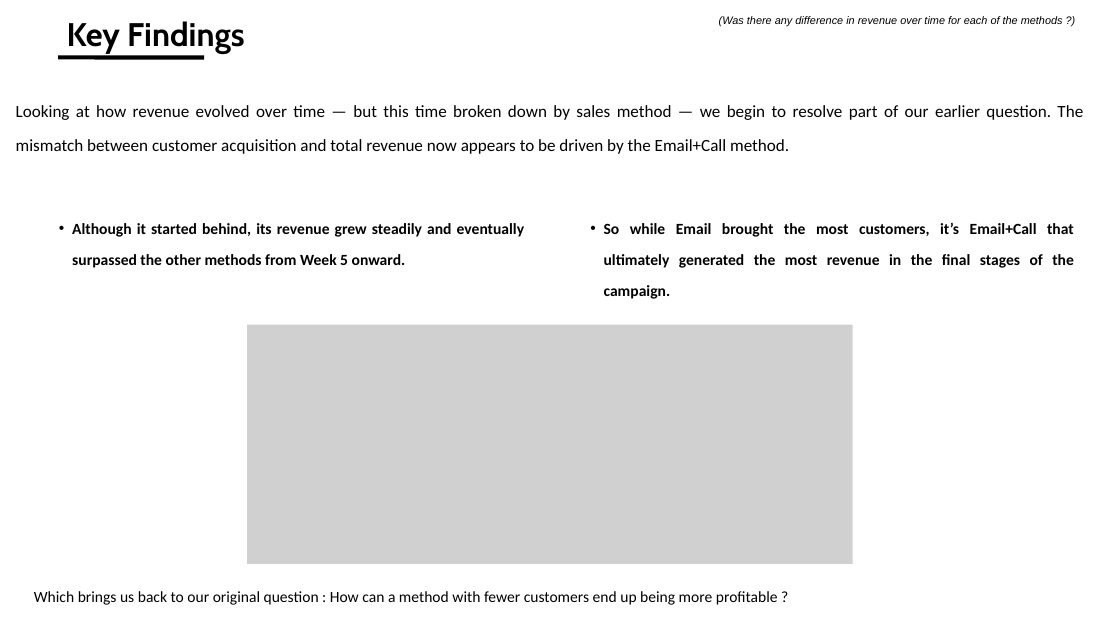
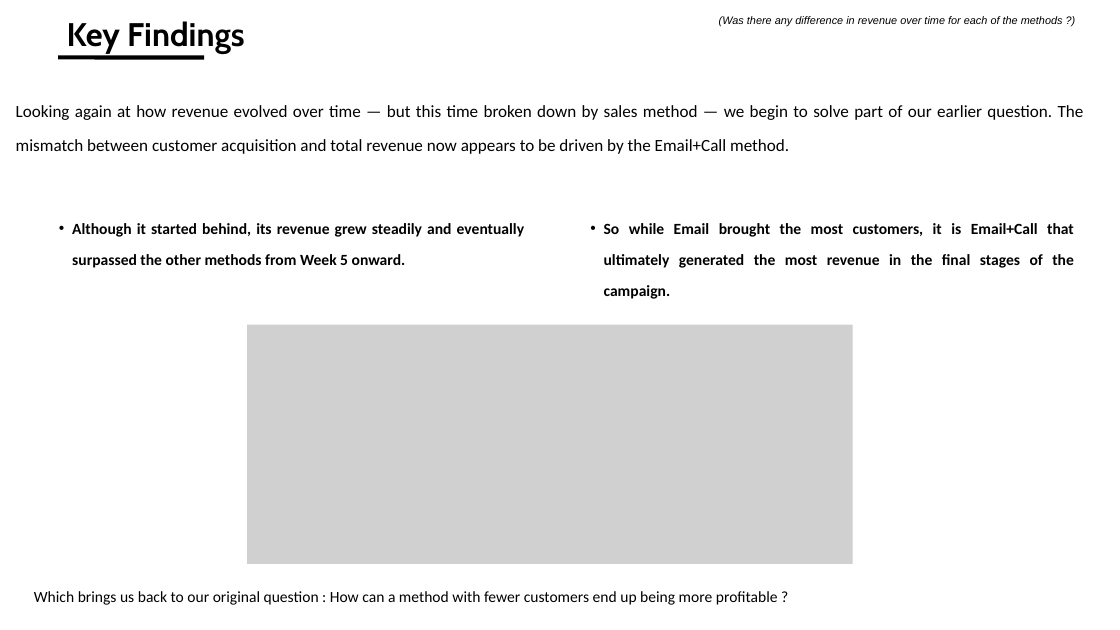
Before and after one commit to A-Helkias/Data-Analyst-Certification, a slide deck: slide 6 of Presentation - Data Analyst Certification.pptx. Drawn at 1120x630 pixels with LibreOffice and Linux fonts; fonts in the diff are those of the drawing; grey boxes stand for pictures. Boxes give left, top, right and bottom in pixels: in the first picture for what was removed or moved away, otherwise in the second. Text is boxed around its words. In the diff, an @@ line names an element or a change of style, - is before the commit and + after.

```diff
--- a/Presentation - Data Analyst Certification.pptx
+++ b/Presentation - Data Analyst Certification.pptx
@@ text at bbox=[16, 105, 1084, 154]: text changed @@
-Looking at how revenue evolved over time — but this time broken down by sales method — we begin to resolve part of our earlier question. The mismatch between customer acquisition and total revenue now appears to be driven by the Email+Call method.
+Looking again at how revenue evolved over time — but this time broken down by sales method — we begin to solve part of our earlier question. The mismatch between customer acquisition and total revenue now appears to be driven by the Email+Call method.
@@ text at bbox=[604, 223, 1074, 299]: text changed @@
-  • So while Email brought the most customers, it’s Email+Call that ultimately generated the most revenue in the final stages of the campaign.
+  • So while Email brought the most customers, it is Email+Call that ultimately generated the most revenue in the final stages of the campaign.
```
Also in this commit, not shown: 6 other slides changed, 2 other files.
